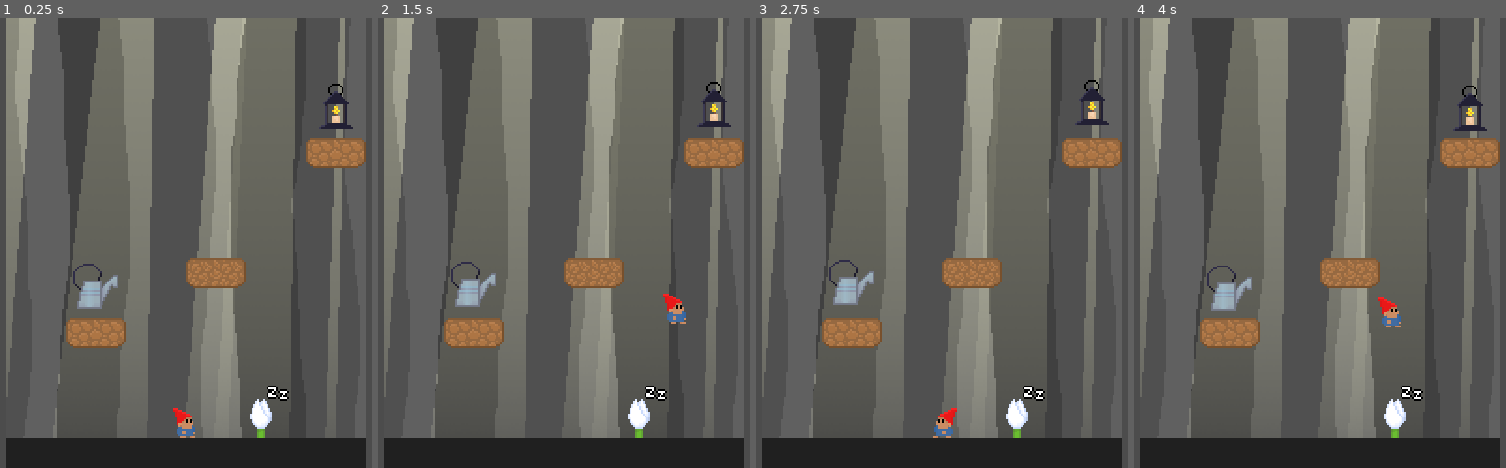
Above: before the commit, frames 1-4 (left to right).
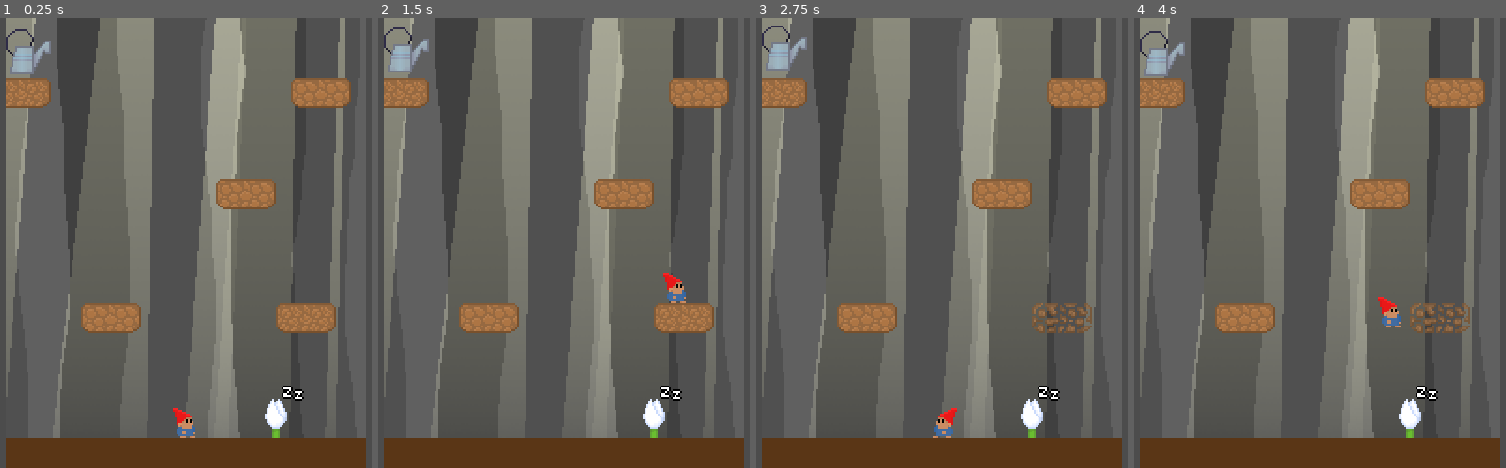
Above: after the commit, the same moments.

Repository: zhyrin0/the-climb
Game: Godot game, scene res://src/main/main.tscn
Two runs of this game, one before a commit and one after it. Both use one fixed random seed, a clock stepped at 60 frames per second and the inputs below.
Inputs (mouse positions are in pixels of both pictures, inside the frame that each line leads up to):
- Up to frame 1 (0.25 s): no input
- Up to frame 2 (1.5 s): tap Enter at 0.5 s; move the mouse to (738, 220) at 0.52 s; hold D (move_right) 0.53-1.25 s; tap E (cycle_items) at 0.6 s; click (738, 220) at 0.67 s; tap W (move_jump) at 0.77 s; drag from (404, 265) to (712, 108) at 1.27 s
- Up to frame 3 (2.75 s): move the mouse to (1023, 144) at 2.02 s; hold A (move_left) from 2.03 s (still down); tap Space (use_item) at 2.1 s
- Up to frame 4 (4 s): release A (move_left) at 2.75 s; drag from (1279, 333) to (outside the picture) at 2.77 s; move the mouse to (outside the picture) at 3.52 s; hold D (move_right) from 3.53 s (still down); hold S (move_fall) from 3.53 s (still down); tap W (move_jump) at 3.77 s

The runs differ from the first frame. In frame 1, 19% of the frame differs, in the area x 1-99%, y 0-100%; in frame 2, 19%; in frame 3, 19%; in frame 4, 19%.

Commit message:
Expand game level

Diff:
--- a/src/plant/vine.tscn
+++ b/src/plant/vine.tscn
@@ -12,7 +12,7 @@
 [node name="Vine" type="Path2D"]
 curve = null
 script = ExtResource( 1 )
-_max_length = 96.0
+_max_length = 48.0
 _growth_speed = 32.0
 _debug_color = Color( 0.25098, 0.878431, 1, 0.25098 )
 
--- a/src/world/world.tscn
+++ b/src/world/world.tscn
@@ -10,9 +10,13 @@
 [ext_resource path="res://src/plant/plant.tscn" type="PackedScene" id=8]
 [ext_resource path="res://src/pickup/pickup.tscn" type="PackedScene" id=9]
 [ext_resource path="res://src/pickup/assets/lantern.png" type="Texture" id=10]
+[ext_resource path="res://src/pickup/assets/watering_can.png" type="Texture" id=11]
 
 [sub_resource type="RectangleShape2D" id=5]
-extents = Vector2( 4, 248 )
+extents = Vector2( 4, 424 )
+
+[sub_resource type="RectangleShape2D" id=6]
+extents = Vector2( 4, 424 )
 
 [sub_resource type="RectangleShape2D" id=3]
 extents = Vector2( 96, 8 )
@@ -74,7 +78,7 @@
 }
 
 [node name="CollisionShape2D" type="CollisionShape2D" parent="Technical/BarrierLeft"]
-position = Vector2( 4, 248 )
+position = Vector2( 4, 424 )
 shape = SubResource( 5 )
 
 [node name="BarrierRight" type="StaticBody2D" parent="Technical"]
@@ -87,8 +91,8 @@
 }
 
 [node name="CollisionShape2D" type="CollisionShape2D" parent="Technical/BarrierRight"]
-position = Vector2( 4, 248 )
-shape = SubResource( 5 )
+position = Vector2( 4, 424 )
+shape = SubResource( 6 )
 
 [node name="Bounds" type="Node2D" parent="Technical"]
 __meta__ = {
@@ -102,13 +106,13 @@
 }
 
 [node name="BottomRight" type="Position2D" parent="Technical/Bounds"]
-position = Vector2( 192, 496 )
+position = Vector2( 192, 848 )
 __meta__ = {
 "_gizmo_extents_": 25.0
 }
 
 [node name="Ground" type="StaticBody2D" parent="."]
-position = Vector2( 0, 480 )
+position = Vector2( 0, 832 )
 collision_layer = 2
 collision_mask = 0
 __meta__ = {
@@ -116,7 +120,7 @@
 }
 
 [node name="Polygon2D" type="Polygon2D" parent="Ground"]
-color = Color( 0.12549, 0.12549, 0.12549, 1 )
+color = Color( 0.352941, 0.211765, 0.0862745, 1 )
 polygon = PoolVector2Array( 0, 0, 192, 0, 192, 16, 0, 16 )
 
 [node name="CollisionShape2D" type="CollisionShape2D" parent="Ground"]
@@ -128,31 +132,79 @@
 "_edit_lock_": true
 }
 
-[node name="Platform1" parent="Platforms" instance=ExtResource( 1 )]
-position = Vector2( 48, 424 )
-state = 2
+[node name="Platform1" parent="Platforms" groups=["anchor"] instance=ExtResource( 1 )]
+position = Vector2( 56, 768 )
+state = 2
+
+[node name="Sprite" parent="Platforms/Platform1" index="0"]
+frame = 2
 
 [node name="Platform2" parent="Platforms" groups=["anchor"] instance=ExtResource( 1 )]
-position = Vector2( 112, 392 )
+position = Vector2( 160, 768 )
 state = 1
 
+[node name="Sprite" parent="Platforms/Platform2" index="0"]
+frame = 1
+
 [node name="Platform3" parent="Platforms" groups=["anchor"] instance=ExtResource( 1 )]
-position = Vector2( 176, 328 )
-state = 2
+position = Vector2( 128, 702 )
+state = 2
+
+[node name="Sprite" parent="Platforms/Platform3" index="0"]
+frame = 2
+
+[node name="Platform4" parent="Platforms" groups=["anchor"] instance=ExtResource( 1 )]
+position = Vector2( 8, 648 )
+state = 1
+
+[node name="Sprite" parent="Platforms/Platform4" index="0"]
+frame = 1
+
+[node name="Platform5" parent="Platforms" groups=["anchor"] instance=ExtResource( 1 )]
+position = Vector2( 168, 648 )
+state = 2
+
+[node name="Sprite" parent="Platforms/Platform5" index="0"]
+frame = 2
+
+[node name="Platform6" parent="Platforms" groups=["anchor"] instance=ExtResource( 1 )]
+position = Vector2( 80, 592 )
+state = 2
+
+[node name="Sprite" parent="Platforms/Platform6" index="0"]
+frame = 2
+
+[node name="Platform7" parent="Platforms" groups=["anchor"] instance=ExtResource( 1 )]
+position = Vector2( 176, 592 )
+collision_layer = 8
+
+[node name="Sprite" parent="Platforms/Platform7" index="0"]
+modulate = Color( 1, 1, 1, 0.75 )
+
+[node name="Platform8" parent="Platforms" groups=["anchor"] instance=ExtResource( 1 )]
+position = Vector2( 184, 520 )
+state = 2
+
+[node name="Sprite" parent="Platforms/Platform8" index="0"]
+frame = 2
 
 [node name="Plants" type="Node2D" parent="."]
 __meta__ = {
 "_edit_lock_": true
 }
 
-[node name="Plant" parent="Plants" instance=ExtResource( 8 )]
-position = Vector2( 136, 480 )
+[node name="Plant1" parent="Plants" instance=ExtResource( 8 )]
+position = Vector2( 144, 832 )
+
+[node name="Plant2" parent="Plants" instance=ExtResource( 8 )]
+position = Vector2( 80, 584 )
 
 [node name="WateringCan" parent="." instance=ExtResource( 9 )]
-position = Vector2( 48, 400 )
+position = Vector2( 12, 627 )
+texture = ExtResource( 11 )
 
 [node name="Lantern" parent="." instance=ExtResource( 9 )]
-position = Vector2( 176, 304 )
+position = Vector2( 180, 500 )
 texture = ExtResource( 10 )
 type = 1
 
@@ -174,11 +226,17 @@
 }
 
 [node name="Player" parent="." instance=ExtResource( 2 )]
-position = Vector2( 96, 472 )
-
-[connection signal="anchor_reached" from="Plants/Plant" to="." method="_on_Plant_anchor_reached" flags=6]
+position = Vector2( 96, 816 )
+
+[connection signal="anchor_reached" from="Plants/Plant1" to="." method="_on_Plant_anchor_reached" flags=6]
+[connection signal="anchor_reached" from="Plants/Plant2" to="." method="_on_Plant_anchor_reached" flags=6]
 [connection signal="lantern_lighted" from="Player" to="." method="_on_Player_lantern_lighted"]
 
 [editable path="Platforms/Platform1"]
 [editable path="Platforms/Platform2"]
 [editable path="Platforms/Platform3"]
+[editable path="Platforms/Platform4"]
+[editable path="Platforms/Platform5"]
+[editable path="Platforms/Platform6"]
+[editable path="Platforms/Platform7"]
+[editable path="Platforms/Platform8"]
Not shown: 1 places in src/world/world.tscn that only renumber resources
